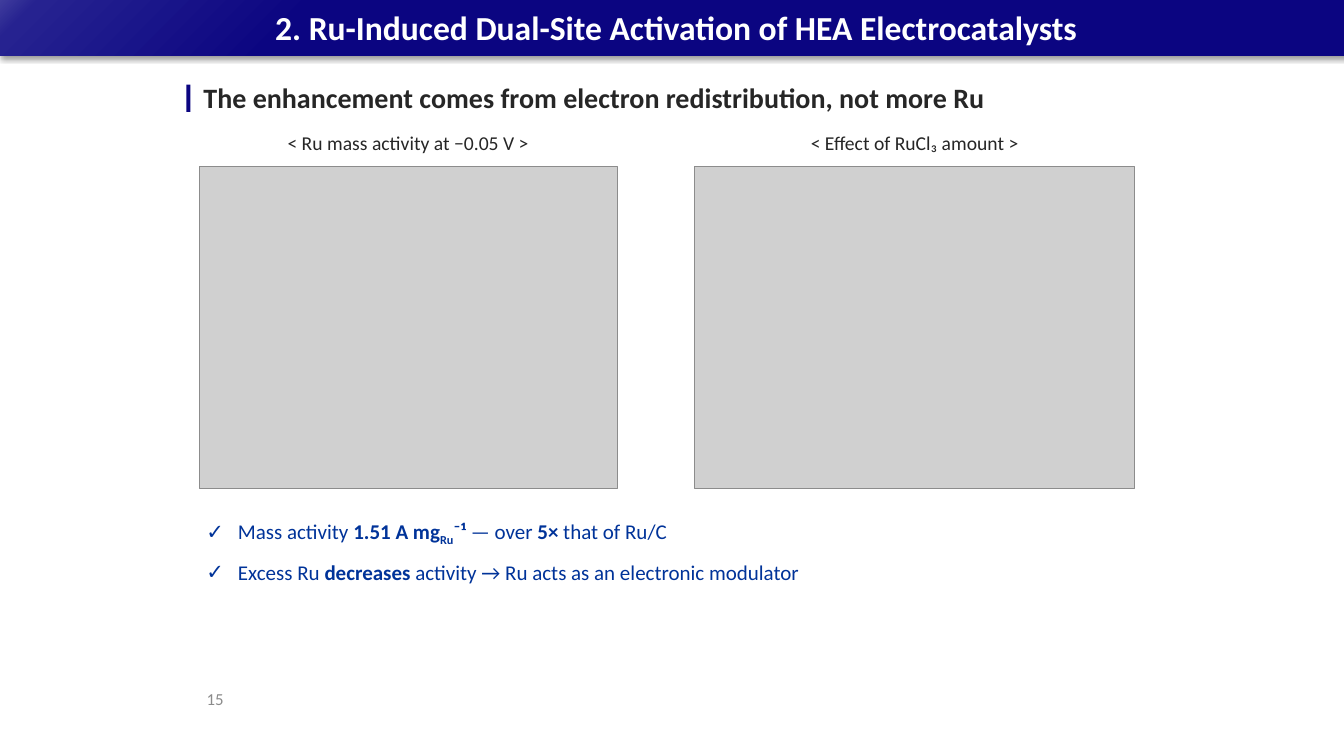
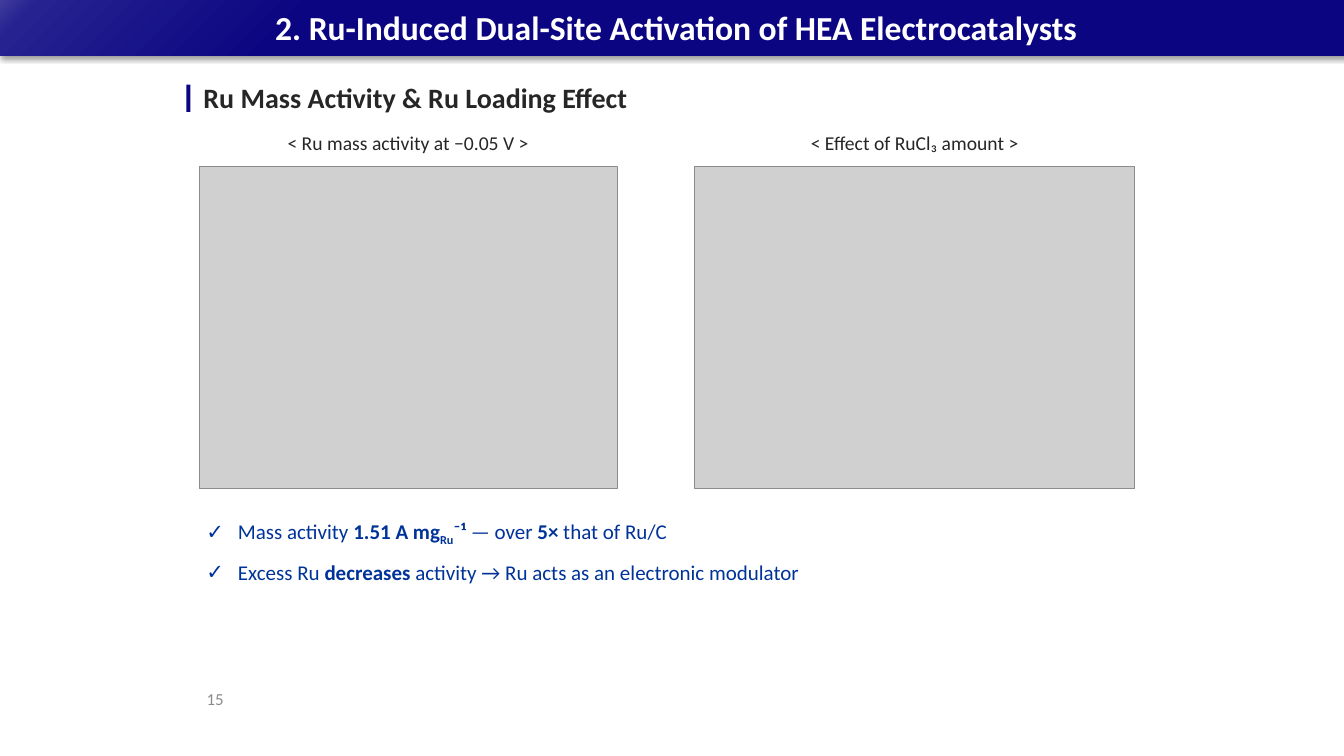
Before and after one commit to limsj0204/letter, a slide deck: slide 15 of 학위논문_디펜스_발표자료_5시료.pptx. Drawn at 1344x756 pixels with LibreOffice and Linux fonts; fonts in the diff are those of the drawing; grey boxes stand for pictures. Boxes give left, top, right and bottom in pixels: in the first picture for what was removed or moved away, otherwise in the second. Text is boxed around its words. In the diff, an @@ line names an element or a change of style, - is before the commit and + after.

```diff
--- a/학위논문_디펜스_발표자료_5시료.pptx
+++ b/학위논문_디펜스_발표자료_5시료.pptx
@@ text at [203,88,627,113]: text changed @@
-The enhancement comes from electron redistribution, not more Ru
+Ru Mass Activity & Ru Loading Effect
```
Also in this commit, not shown: 32 other slides changed.
